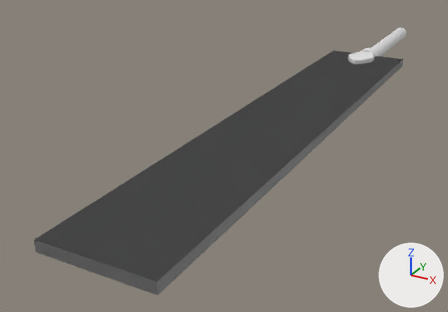
The Blender file Assets/BlenderAssets/RinSlayer.blend as it was, and as the next commit left it.
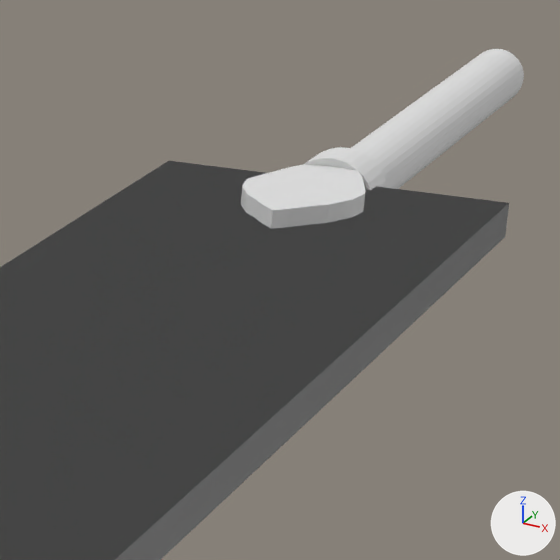
Old and new are each drawn whole from a camera (50 mm lens) standing at (4.72, -15.91, 8.29) and looking at (-1.55, -4.51, 2.59) and again close up on the part from 67% to 92% of the width and 6% to 42% of the height. The lights are fixed; the arrows at lower right show +X, +Y and +Z. The older version's two pictures come first.
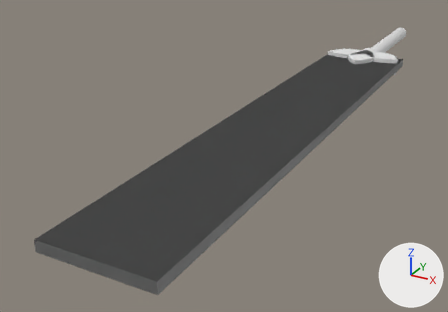
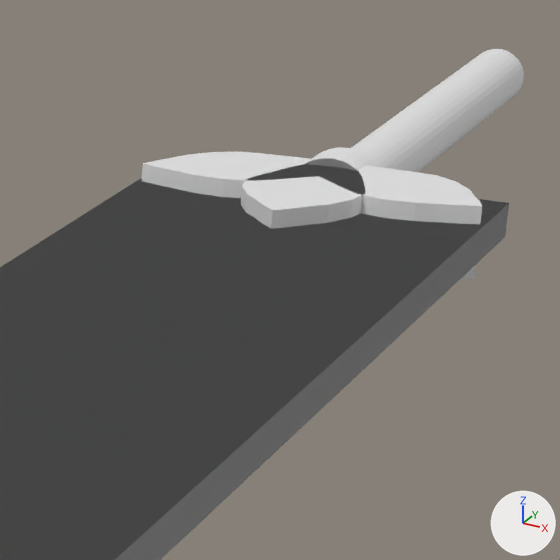
Boxes [x1, y1, x2, y2] around the edits, measured in the close-ups (560 x 560 px):
'Cube.001', moved, turned
    before: [241, 164, 365, 229]
    after: [295, 165, 482, 279]
'petal', added
    after: [241, 164, 365, 229]
'petal.002', added
    after: [142, 151, 352, 198]

Diff of the bpy script that builds the scene:
```diff
--- a/Assets/BlenderAssets/RinSlayer.blend.py
+++ b/Assets/BlenderAssets/RinSlayer.blend.py
@@ me_cube_002_1 @@
+me_cube_002_1.from_pydata(...)  # 314 vertices, 322 faces, 4 loose edges; spans x -1.18..1.18, y -0.58..3.6, z -2.42..-0.99
@@ ob_cube_001 @@
 ob_cube_001 = bpy.data.objects.new('Cube.001', me_cube_002)
-ob_cube_001.location = (0.0, 0.0, 4.285)
+ob_cube_001.location = (0.823, 0.535, 4.285)
+ob_cube_001.rotation_euler = (0.0, 0.0, 1.16)  # degrees (0, 0, 66)
 ob_cube_001.scale = (0.287, 0.287, 0.287)
@@ ob_petal_002 @@
+ob_petal_002 = bpy.data.objects.new('petal.002', me_cube_002.copy())  # the mesh of ob_cube_001
+ob_petal_002.location = (-0.822, 0.535, 4.285)
+ob_petal_002.rotation_euler = (0.0, 0.0, -1.16)  # degrees (0, 0, -66)
+ob_petal_002.scale = (0.287, 0.287, 0.287)
@@ ob_petal @@
+ob_petal = bpy.data.objects.new('petal', me_cube_002_1)
+ob_petal.location = (0.0, 0.0, 4.285)
+ob_petal.scale = (0.287, 0.287, 0.287)
```
